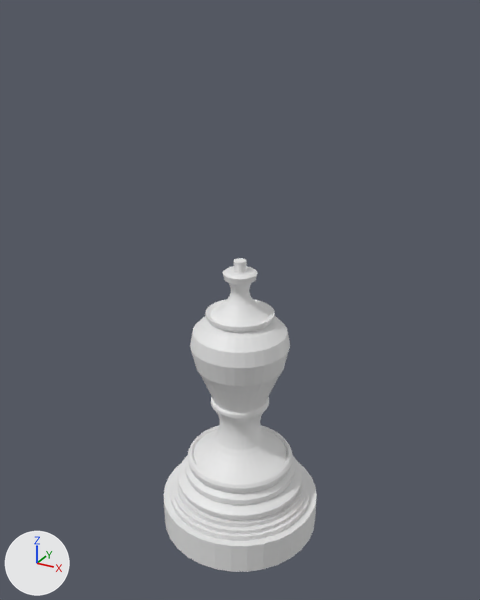
Two versions of the Blender file Projects/Unit-1b/Lamp-Remodel/lamp-remodel.blend, one commit apart.
Before and after are seen from a camera (50 mm lens) standing at (2.68, -4.87, 4.73) and looking at (-0.02, 0.04, 2.27). Lighting does not change. The marker at lower left points along +X, +Y and +Z.
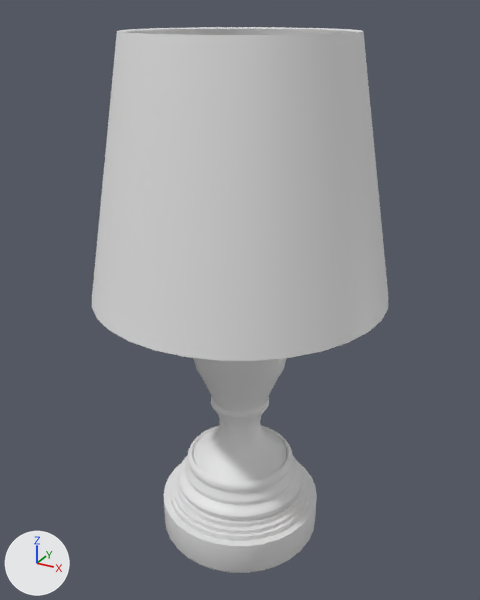
The newer file is also turned or shifted as a whole; pictures and numbers use the older file's frame.

What differs and where, as boxes (x1, y1, x2, y2) in the pictures (480 x 600 px):
'shade', added: after (92, 27, 388, 361)

Edits to the bpy script that builds the scene:
```text
Add me_cylinder_002:
    me_cylinder_002.from_pydata(...)  # 128 vertices, 128 faces; spans x -1.0..1.0, y -1.0..1.0, z -0.83..0.83
    me_cylinder_002.polygons.foreach_set('use_smooth', [True] * 128)
Add ob_shade:
    ob_shade = bpy.data.objects.new('shade', me_cylinder_002)
    ob_shade.location = (0.0, 0.0, 3.48)
    ob_shade.scale = (1.32, 1.32, 1.32)
```
